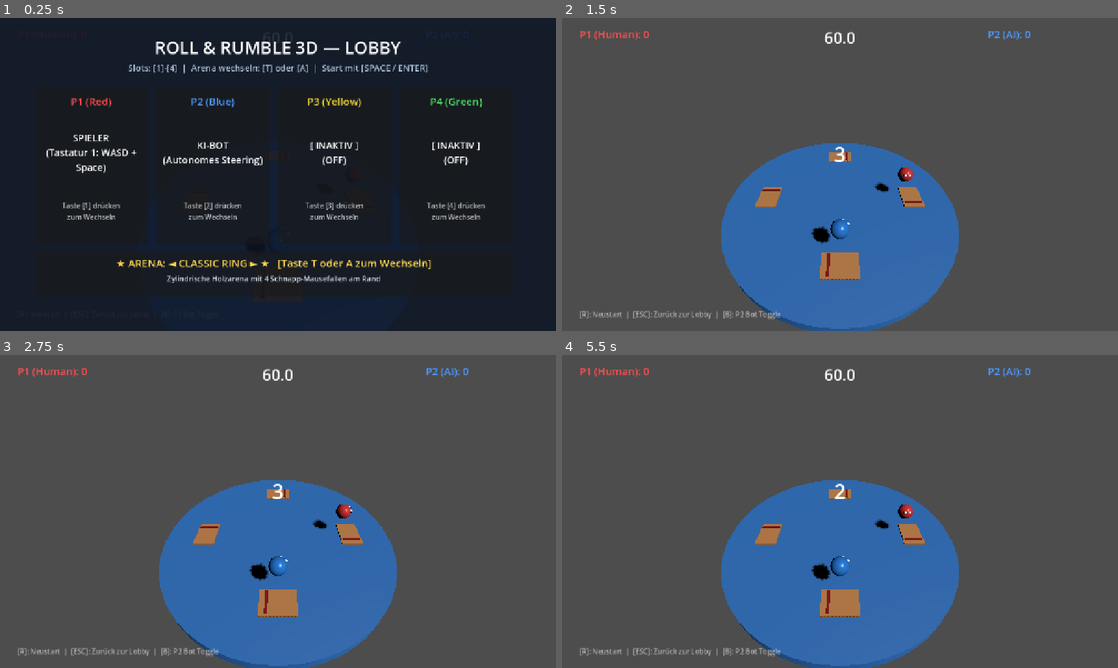
Above: before the commit, frames 1-4 (two rows, left to right).
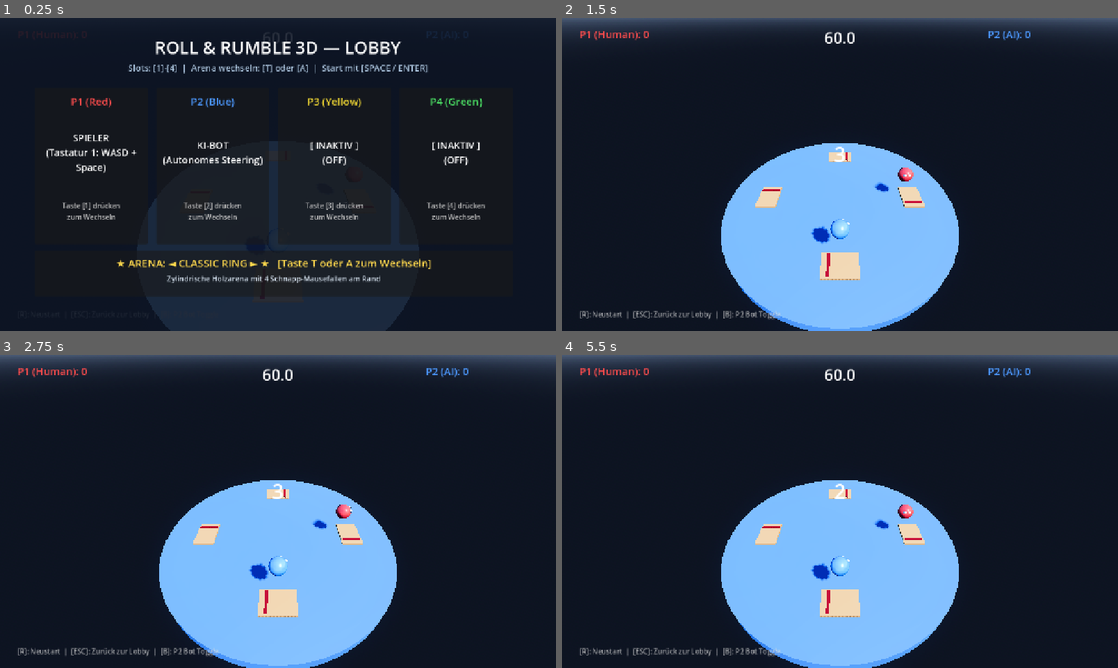
Above: after the commit, the same moments.

Repository: RobinNunkesser/gd-godot-roll-and-rumble
Game: Godot game, scene res://scenes/main.tscn
The game is run twice, just before and just after one commit, with the same random seed, the same clock (stepped at 60 frames per second) and the same inputs.
Inputs:
- Up to frame 1 (0.25 s): no input
- Up to frame 2 (1.5 s): tap Enter (p2_boost) at 0.5, 1.35 s; hold D (p1_right) 0.53-1.28 s; tap Space (p1_boost) at 0.6 s; tap R (restart) at 1.25 s; hold S (p1_down) from 1.28 s (still down)
- Up to frame 3 (2.75 s): tap R (restart) at 2 s; release S (p1_down) at 2.03 s; hold D (p1_right) from 2.03 s (still down); hold Down (p2_down) from 2.03 s (still down)
- Up to frame 4 (5.5 s): tap R (restart) at 2.75, 3.5, 4.25 s; release D (p1_right) at 2.78 s; release Down (p2_down) at 2.78 s; hold W (p1_up) 2.78-3.53 s; tap Left (p2_left) at 2.85 s; hold Right (p2_right) 3.53-4.28 s; hold A (p1_left) 3.53-5.03 s; tap Up (p2_up) at 4.35 s; hold S (p1_down) from 5.03 s (still down); tap 1 at 5.1 s

The runs differ from the first frame. In frame 2, 99% of the frame differs, in the area x 0-100%, y 0-100%; in frame 3, 99%; in frame 4, 99%.

Commit message:
feat(arenas): centralize material factory, world environment and camera trauma shake across all arenas

Diff:
--- a/scenes/main.gd
+++ b/scenes/main.gd
@@ -55,7 +55,27 @@
 	state_manager.enter_lobby(_get_active_player_ids())
 
 func _build_scene() -> void:
-	# 1. Umwelt & Licht
+	# 1. Umwelt, Skybox & Lighting (Global für alle Arenen)
+	var env = Environment.new()
+	env.background_mode = Environment.BG_SKY
+	var sky = Sky.new()
+	var proc_sky = ProceduralSkyMaterial.new()
+	proc_sky.sky_top_color = Color(0.2, 0.35, 0.6)
+	proc_sky.sky_horizon_color = Color(0.65, 0.72, 0.82)
+	proc_sky.ground_bottom_color = Color(0.12, 0.14, 0.18)
+	proc_sky.ground_horizon_color = Color(0.35, 0.4, 0.48)
+	sky.sky_material = proc_sky
+	env.sky = sky
+	env.tonemap_mode = Environment.TONE_MAPPER_ACES
+	env.glow_enabled = true
+	env.glow_intensity = 0.4
+	env.glow_bloom = 0.15
+
+	var world_env = WorldEnvironment.new()
+	world_env.name = "WorldEnvironment"
+	world_env.environment = env
+	add_child(world_env)
+
 	var light = DirectionalLight3D.new()
 	light.name = "SunLight"
 	light.position = Vector3(10, 20, 10)
@@ -80,6 +100,7 @@
 		p.position = cfg["pos"]
 		p.set_control_type(cfg["ctrl"])
 		p.fell_off.connect(_on_player_fell_off)
+		p.impact_occurred.connect(_on_ball_impact)
 		add_child(p)
 		players.append(p)
 
@@ -338,6 +359,12 @@
 
 	current_arena.name = "ActiveArena"
 	add_child(current_arena)
+
+	# Juiciness: Fallen-Auslösung erzeugt Kamera-Trauma
+	if "traps" in current_arena:
+		for trap in current_arena.traps:
+			if is_instance_valid(trap) and trap.has_signal("triggered"):
+				trap.triggered.connect(_on_trap_triggered)
 
 	# Spawn-Punkte für Spieler aktualisieren
 	var spawn_spots = current_arena.get_spawn_positions(players.size())
@@ -469,3 +496,11 @@
 
 func _on_match_finished(_winner_id: int) -> void:
 	pass
+
+func _on_ball_impact(force: float, _pos: Vector3) -> void:
+	if camera:
+		camera.add_trauma(clampf(force * 0.04, 0.1, 0.55))
+
+func _on_trap_triggered(_victim: PlayerBall) -> void:
+	if camera:
+		camera.add_trauma(0.5)
--- a/scripts/arenas/base_arena.gd
+++ b/scripts/arenas/base_arena.gd
@@ -25,3 +25,39 @@
 
 func update_arena(_delta: float, _players: Array = []) -> void:
 	pass
+
+## Universelle Material- & Textur-Factory
+## Garantiert, dass spätere PBR-Texturen, Normal-Maps und Shader-Effekte
+## an genau einer Stelle definiert werden und sofort auf alle Arenen wirken.
+static func get_surface_material(mat_type: String = "wood", tint: Color = Color.WHITE) -> StandardMaterial3D:
+	var mat = StandardMaterial3D.new()
+	match mat_type:
+		"wood":
+			mat.albedo_color = Color(0.22, 0.42, 0.72) * tint
+			mat.roughness = 0.5
+		"metal_rim":
+			mat.albedo_color = Color(0.18, 0.24, 0.32) * tint
+			mat.metallic = 0.65
+			mat.roughness = 0.35
+		"hazard_rotor":
+			mat.albedo_color = Color(0.95, 0.45, 0.15) * tint
+			mat.metallic = 0.5
+			mat.roughness = 0.3
+		"pivot":
+			mat.albedo_color = Color(0.2, 0.22, 0.26) * tint
+			mat.metallic = 0.8
+			mat.roughness = 0.3
+		"accent_knob":
+			mat.albedo_color = Color(0.95, 0.82, 0.25) * tint
+			mat.metallic = 0.7
+			mat.roughness = 0.25
+		"stripe_dark":
+			mat.albedo_color = Color(0.12, 0.12, 0.15) * tint
+			mat.roughness = 0.7
+		"seesaw_deck":
+			mat.albedo_color = Color(0.68, 0.24, 0.28) * tint
+			mat.metallic = 0.6
+			mat.roughness = 0.35
+		_:
+			mat.albedo_color = tint
+	return mat
--- a/scripts/arenas/classic_ring.gd
+++ b/scripts/arenas/classic_ring.gd
@@ -36,11 +36,7 @@
 	cyl_mesh.bottom_radius = RollConfig.ARENA_RADIUS
 	cyl_mesh.height = RollConfig.ARENA_HEIGHT
 	mesh_inst.mesh = cyl_mesh
-
-	var mat = StandardMaterial3D.new()
-	mat.albedo_color = Color(0.2, 0.45, 0.75)
-	mat.roughness = 0.5
-	mesh_inst.material_override = mat
+	mesh_inst.material_override = get_surface_material("wood")
 	body.add_child(mesh_inst)
 	add_child(body)
 
--- a/scripts/arenas/dizzy_spinner.gd
+++ b/scripts/arenas/dizzy_spinner.gd
@@ -31,10 +31,7 @@
 	var mid_r = (outer_r + inner_r) * 0.5
 	var arc_len = (TAU * mid_r) / float(num_segments) * 1.08
 
-	var ring_mat = StandardMaterial3D.new()
-	ring_mat.albedo_color = Color(0.18, 0.24, 0.32)
-	ring_mat.metallic = 0.6
-	ring_mat.roughness = 0.35
+	var ring_mat = get_surface_material("metal_rim")
 
 	for i in range(num_segments):
 		var angle = (float(i) / float(num_segments)) * TAU
@@ -80,15 +77,11 @@
 	cyl_mesh.bottom_radius = RollConfig.SPINNER_RADIUS
 	cyl_mesh.height = RollConfig.ARENA_HEIGHT
 	mesh_inst.mesh = cyl_mesh
-
-	var spin_mat = StandardMaterial3D.new()
-	spin_mat.albedo_color = Color(0.95, 0.45, 0.15) # Glühendes Rotor-Orange
-	spin_mat.metallic = 0.5
-	spin_mat.roughness = 0.3
-	mesh_inst.material_override = spin_mat
+	mesh_inst.material_override = get_surface_material("hazard_rotor")
 	inner_spinner.add_child(mesh_inst)
 
 	# 4 rotierende Kontraststreifen für optische Drehwahrnehmung
+	var stripe_mat = get_surface_material("stripe_dark")
 	for i in range(4):
 		var stripe = MeshInstance3D.new()
 		var s_mesh = BoxMesh.new()
@@ -96,9 +89,7 @@
 		stripe.mesh = s_mesh
 		stripe.position = Vector3(0, RollConfig.ARENA_HEIGHT * 0.5 + 0.02, 0)
 		stripe.rotation_degrees = Vector3(0, i * 45.0, 0)
-		var s_mat = StandardMaterial3D.new()
-		s_mat.albedo_color = Color(0.12, 0.12, 0.15)
-		stripe.material_override = s_mat
+		stripe.material_override = stripe_mat
 		inner_spinner.add_child(stripe)
 
 	add_child(inner_spinner)
--- a/scripts/arenas/wobbly_seesaw.gd
+++ b/scripts/arenas/wobbly_seesaw.gd
@@ -33,11 +33,7 @@
 	cyl_mesh.bottom_radius = 2.8
 	cyl_mesh.height = 4.0
 	mesh.mesh = cyl_mesh
-	var mat = StandardMaterial3D.new()
-	mat.albedo_color = Color(0.2, 0.22, 0.26)
-	mat.metallic = 0.8
-	mat.roughness = 0.3
-	mesh.material_override = mat
+	mesh.material_override = get_surface_material("pivot")
 	base_pillar.add_child(mesh)
 	add_child(base_pillar)
 
@@ -66,12 +62,7 @@
 	cyl_mesh.height = RollConfig.ARENA_HEIGHT
 	mesh_inst.mesh = cyl_mesh
 	mesh_inst.position = col.position
-
-	var mat = StandardMaterial3D.new()
-	mat.albedo_color = Color(0.68, 0.24, 0.28) # Alarmrot / Kupfer
-	mat.metallic = 0.6
-	mat.roughness = 0.35
-	mesh_inst.material_override = mat
+	mesh_inst.material_override = get_surface_material("seesaw_deck")
 	tilting_platform.add_child(mesh_inst)
 
 	# Zentraler Drehpunkt-Knauf
@@ -81,10 +72,7 @@
 	knob_mesh.height = 2.0
 	pivot_knob.mesh = knob_mesh
 	pivot_knob.position = Vector3(0, 0.2, 0)
-	var knob_mat = StandardMaterial3D.new()
-	knob_mat.albedo_color = Color(0.95, 0.82, 0.25)
-	knob_mat.metallic = 0.7
-	pivot_knob.material_override = knob_mat
+	pivot_knob.material_override = get_surface_material("accent_knob")
 	tilting_platform.add_child(pivot_knob)
 
 	add_child(tilting_platform)
--- a/scripts/player_ball.gd
+++ b/scripts/player_ball.gd
@@ -40,6 +40,7 @@
 var _teleport_target: Vector3 = Vector3.ZERO
 
 signal fell_off(player_id: int, last_hitter_id: int)
+signal impact_occurred(force: float, pos: Vector3)
 
 func _ready() -> void:
 	initial_spawn_point = global_position if is_inside_tree() else position
@@ -322,3 +323,5 @@
 		# Gegenseitiger Rammkontakt: Speichere Angreifer für 1.5s
 		last_hit_by_id = body.player_id
 		last_hit_timer = 1.5
+		var rel_force = (linear_velocity - body.linear_velocity).length()
+		impact_occurred.emit(rel_force, global_position if is_inside_tree() else position)
--- a/scripts/shared_camera.gd
+++ b/scripts/shared_camera.gd
@@ -8,6 +8,12 @@
 ## Berechnet Bounding-Box und Schwerpunkt aller aktiven Bälle
 
 @export var target_nodes: Array = []
+
+var trauma: float = 0.0
+var max_shake_offset: float = 0.4
+
+func add_trauma(amount: float) -> void:
+	trauma = clampf(trauma + amount, 0.0, 1.0)
 
 func _process(delta: float) -> void:
 	update_camera(delta)
@@ -45,6 +51,17 @@
 
 	var desired_position = centroid + Vector3(0.0, desired_height, desired_distance)
 
+	# Juiciness: Trauma-basierter Screenshake (nichtlinear: Trauma^2)
+	if trauma > 0.0:
+		var shake = trauma * trauma
+		var offset = Vector3(
+			(randf() * 2.0 - 1.0) * max_shake_offset * shake,
+			(randf() * 2.0 - 1.0) * max_shake_offset * shake,
+			0.0
+		)
+		desired_position += offset
+		trauma = maxf(0.0, trauma - delta * 1.8)
+
 	# 4. Weiche Interpolation (Smoothing)
 	if is_inside_tree():
 		global_position = global_position.lerp(desired_position, delta * RollConfig.CAMERA_LERP_SPEED)
--- a/test_gameplay.gd
+++ b/test_gameplay.gd
@@ -144,10 +144,17 @@
 	cam.update_camera(0.1)
 	assert(cam.position.y > 0.0, "Camera should have elevated height")
 
+	# Juiciness & Trauma Test
+	assert(cam.trauma == 0.0, "Initial camera trauma should be 0")
+	cam.add_trauma(0.5)
+	assert(cam.trauma == 0.5, "Trauma should be 0.5 after add_trauma")
+	cam.update_camera(0.1)
+	assert(cam.trauma < 0.5, "Trauma should decay over time")
+
 	cam.queue_free()
 	b1.queue_free()
 	b2.queue_free()
-	print("  -> SharedArenaCamera OK.")
+	print("  -> SharedArenaCamera & Trauma Shake OK.")
 	return true
 
 func _test_arenas() -> bool:
